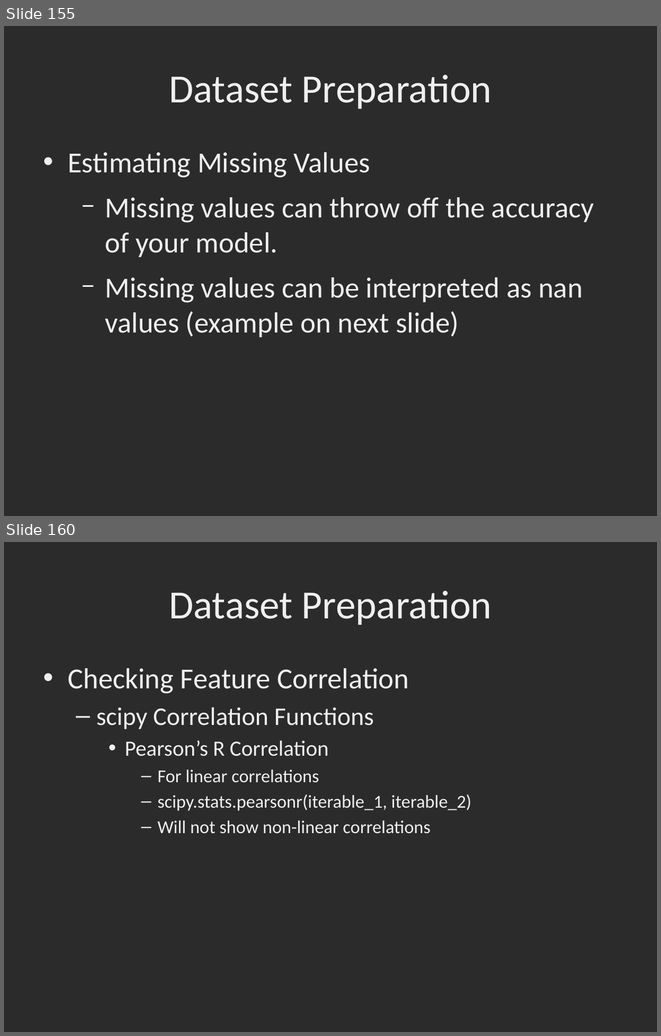
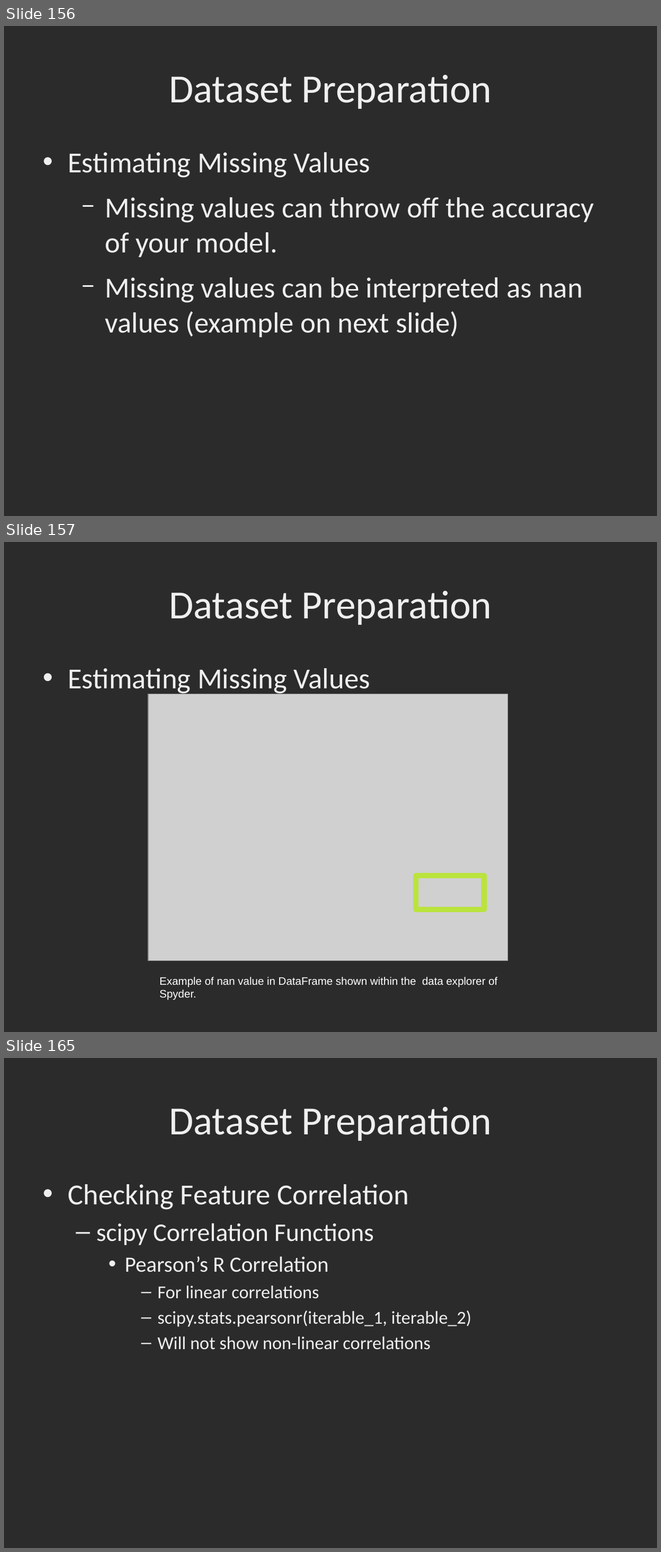
Before and after one commit to dbowmans46/PracticalProgramming, a slide deck: Session 7 - Python/Instructional Material/Session 7 - Python Brief Intro to Machine Learning with Scikit Learn.odp. Shown one above the other, each under a label of ours: slides 155 and 160 before the commit, slides 156, 157 and 165 after it; the slides between them are not shown. The pictures are 661x1036 and 661x1552 pixels, drawn with LibreOffice and Linux fonts; fonts in the diff are those of the drawing; grey boxes stand for pictures; background and template pictures are left out; a plain dark background stands for a picture behind light text. Boxes give left, top, right and bottom in pixels: in the first picture for what was removed or moved away, otherwise in the second. Text is boxed around its words. In the diff, an @@ line names an element or a change of style, - is before the commit and + after.

```diff
--- a/Session 7 - Python/Instructional Material/Session 7 - Python Brief Intro to Machine Learning with Scikit Learn.odp
+++ b/Session 7 - Python/Instructional Material/Session 7 - Python Brief Intro to Machine Learning with Scikit Learn.odp
@@ slide 157 added at box(4, 542, 657, 1032), background picture (left out) @@
@@ title added at box(169, 591, 492, 625), 44 pt, text #EFEFEF @@
+Dataset Preparation
@@ text added at box(68, 668, 370, 695), 32 pt, text #EFEFEF @@
+• Estimating Missing Values
@@ picture added at box(148, 694, 508, 961) @@
@@ rectangle added at box(416, 876, 484, 910), outline #BBE33D 6.01 pt @@
@@ text added at box(159, 977, 497, 1000), 12 pt, text #FFFFFF @@
+Example of nan value in DataFrame shown within the data explorer of Spyder.
@@ what was slide 155 is now slide 156 @@
@@ what was slide 160 is now slide 165 @@
```
Also in this commit, not shown: 6 slides changed, 4 other slides added, 1 other file.
